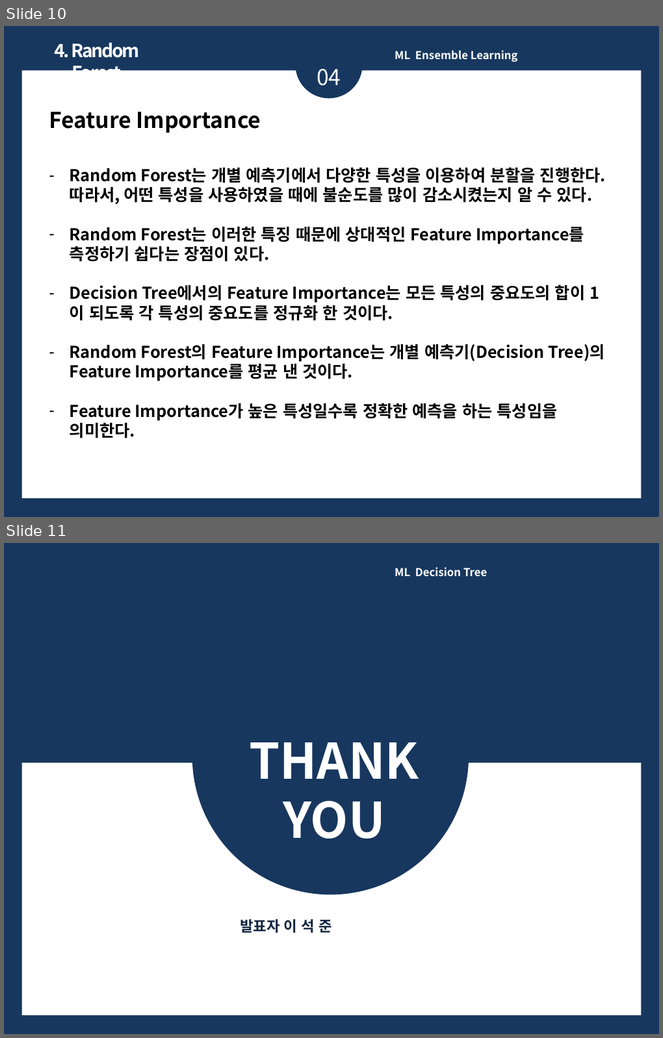
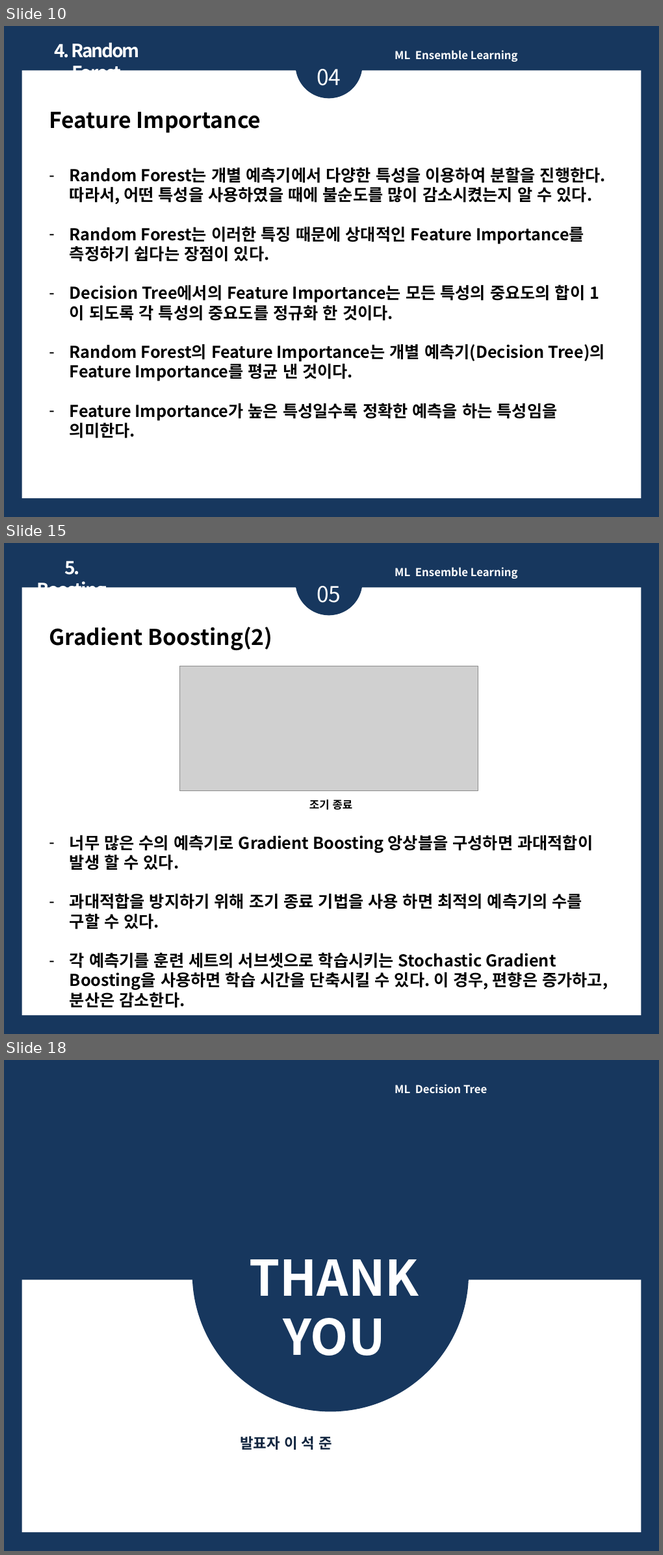
Before and after one commit to ykykyk112/machine_learning, a slide deck: ML_Algorithm_Review/Ensemble_Learning_Review.pptx. Shown one above the other, each under a label of ours: slides 10 and 11 before the commit, slides 10, 15 and 18 after it; the slides between them are not shown. The pictures are 663x1038 and 663x1555 pixels, drawn with LibreOffice and Linux fonts; fonts in the diff are those of the drawing; grey boxes stand for pictures. Boxes give left, top, right and bottom in pixels: in the first picture for what was removed or moved away, otherwise in the second. Text is boxed around its words. In the diff, an @@ line names an element or a change of style, - is before the commit and + after.

Commit message:
2021.02.12 Ensemble Learning Review File 추가
- Boosting
- AdaBoost
- Gradient Boosting
- Stacking

```diff
--- a/ML_Algorithm_Review/Ensemble_Learning_Review.pptx
+++ b/ML_Algorithm_Review/Ensemble_Learning_Review.pptx
@@ slide 15 added at (4, 543, 659, 1034), background #17375E @@
@@ text added at (36, 561, 107, 588), 20 pt, text #FFFFFF, bold @@
+5. Boosting
@@ ellipse added at (296, 548, 362, 615), fill #17375E @@
@@ text added at (395, 567, 518, 579), 12 pt, text #FFFFFF, bold @@
+ML Ensemble Learning
@@ rectangle added at (22, 588, 642, 1016), fill #FFFFFF @@
@@ text added at (317, 586, 341, 603), 24 pt, text #FFFFFF @@
+05
@@ text added at (49, 627, 608, 1008), 18 pt, text #000000, bold @@
+Gradient Boosting(2)
+– 너무 많은 수의 예측기로 Gradient Boosting 앙상블을 구성하면 과대적합이 발생 할 수 있다.
+– 과대적합을 방지하기 위해 조기 종료 기법을 사용 하면 최적의 예측기의 수를 구할 수 있다.
+– 각 예측기를 훈련 세트의 서브셋으로 학습시키는 Stochastic Gradient Boosting을 사용하면 학습 시간을 단축시킬 수 있다. 이 경우, 편향은 증가하고, 분산은 감소한다.
@@ picture added at (180, 667, 478, 791) @@
@@ text added at (310, 800, 353, 810), 12 pt, text #000000, bold @@
+조기 종료
@@ what was slide 11 is now slide 18 @@
```
Also in this commit, not shown: 2 slides changed, 6 other slides added.
